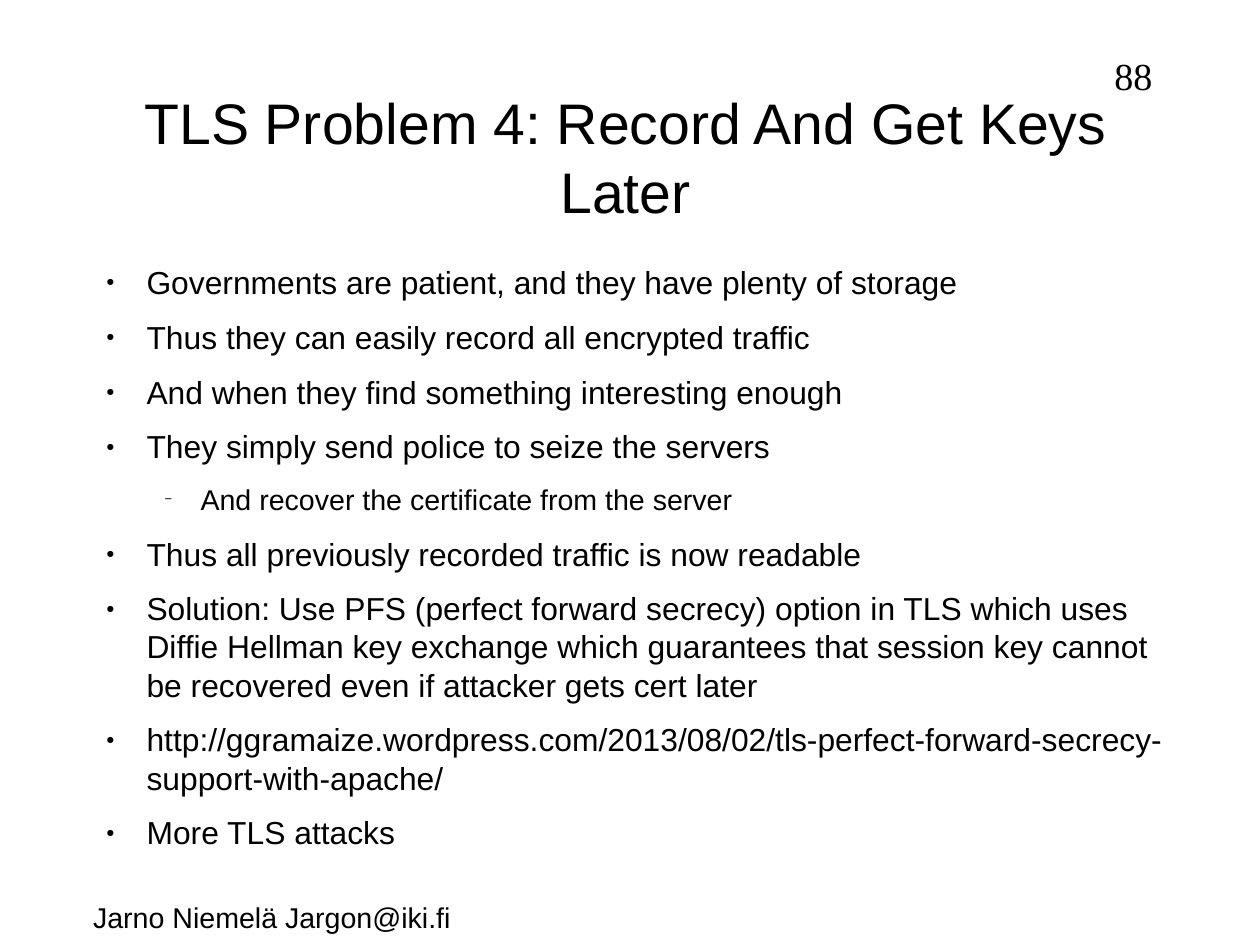
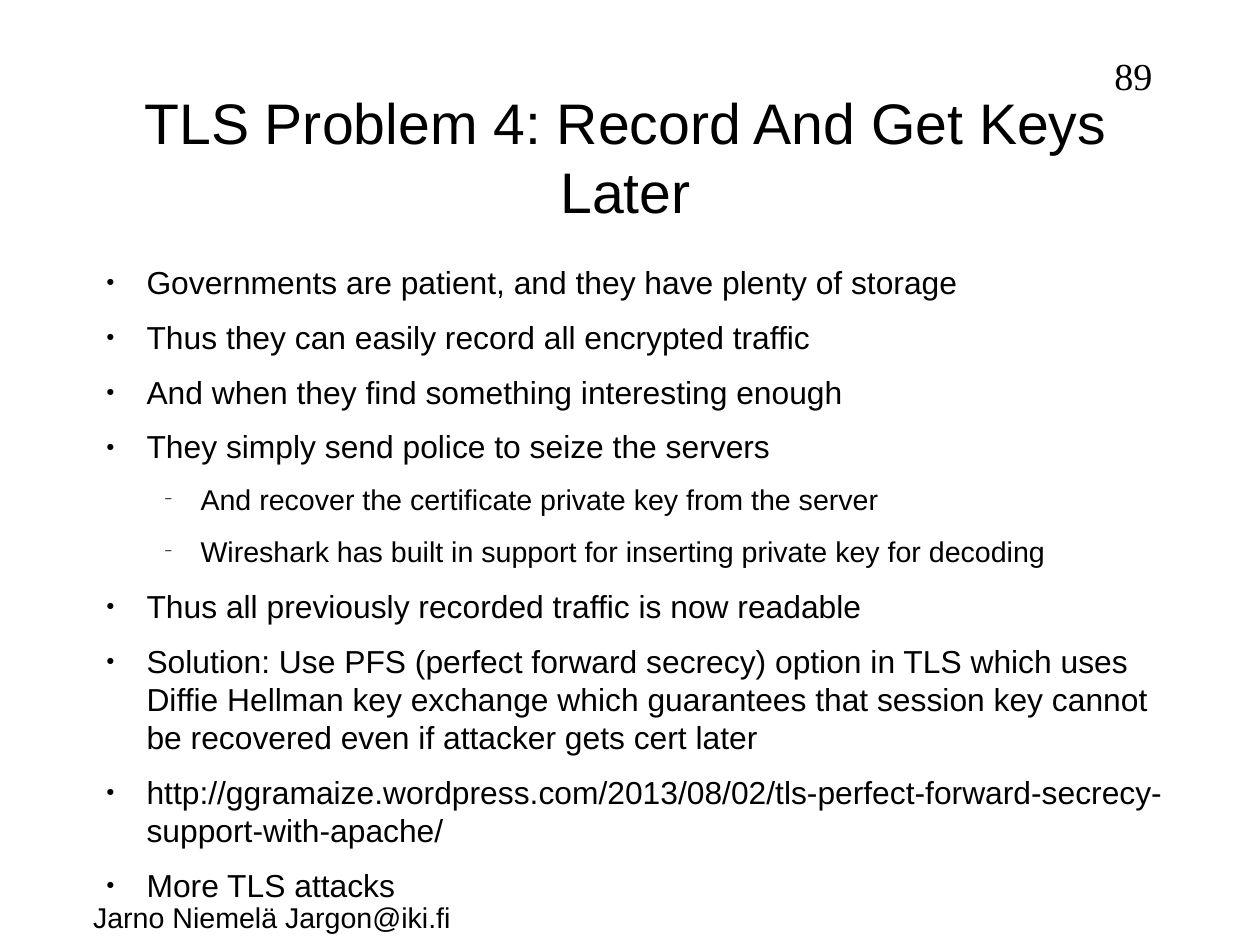
Before and after one commit to jarno-niemela/corporate_cyber_defence, a slide deck: slide 89 of NetworkSecurity/NetworkSecurity.odp (slide 88 before the commit). Drawn at 1260x945 pixels with LibreOffice and Linux fonts; fonts in the diff are those of the drawing; background and template pictures are left out. Boxes give left, top, right and bottom in pixels: in the first picture for what was removed or moved away, otherwise in the second. Text is boxed around its words. In the diff, an @@ line names an element or a change of style, - is before the commit and + after.

```diff
--- a/NetworkSecurity/NetworkSecurity.odp
+++ b/NetworkSecurity/NetworkSecurity.odp
@@ page number at (1114, 64, 1152, 91): text changed @@
-88
+89
@@ text at (201, 489, 1045, 568): text changed @@
-  − And recover the certificate from the server
+  − And recover the certificate private key from the server
+  − Wireshark has built in support for inserting private key for decoding
```
Also in this commit, not shown: 15 other slides changed, 1 slide added, 2 other files.
